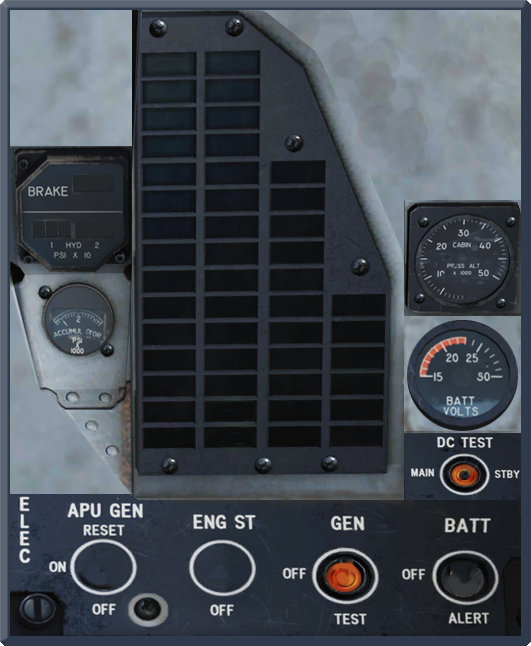
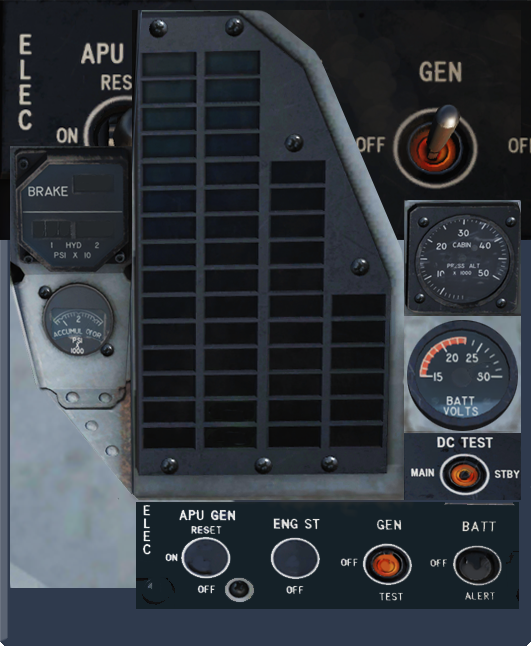
Revision of a layered 531 × 646 image; what changed, layer by layer:
added layer "Electrical Panel" above "Layer 1" over [left=0, top=0, right=531, bottom=240]
painted on "Layer 1" over [left=10, top=431, right=521, bottom=636]
